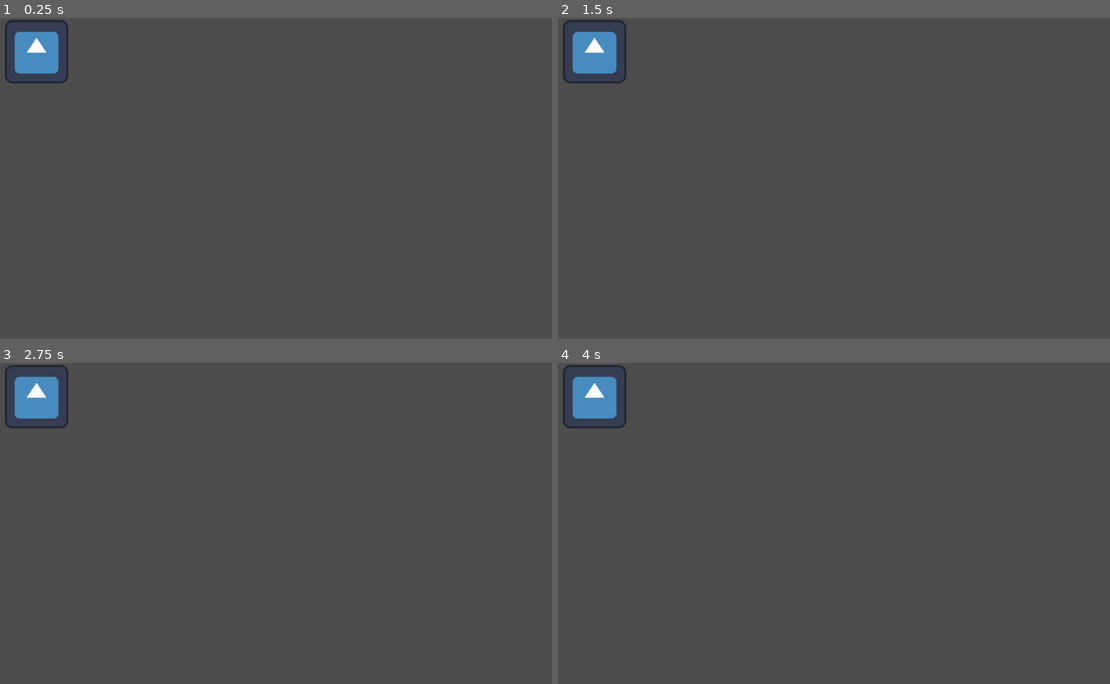
Above: before the commit, frames 1-4 (two rows, left to right).
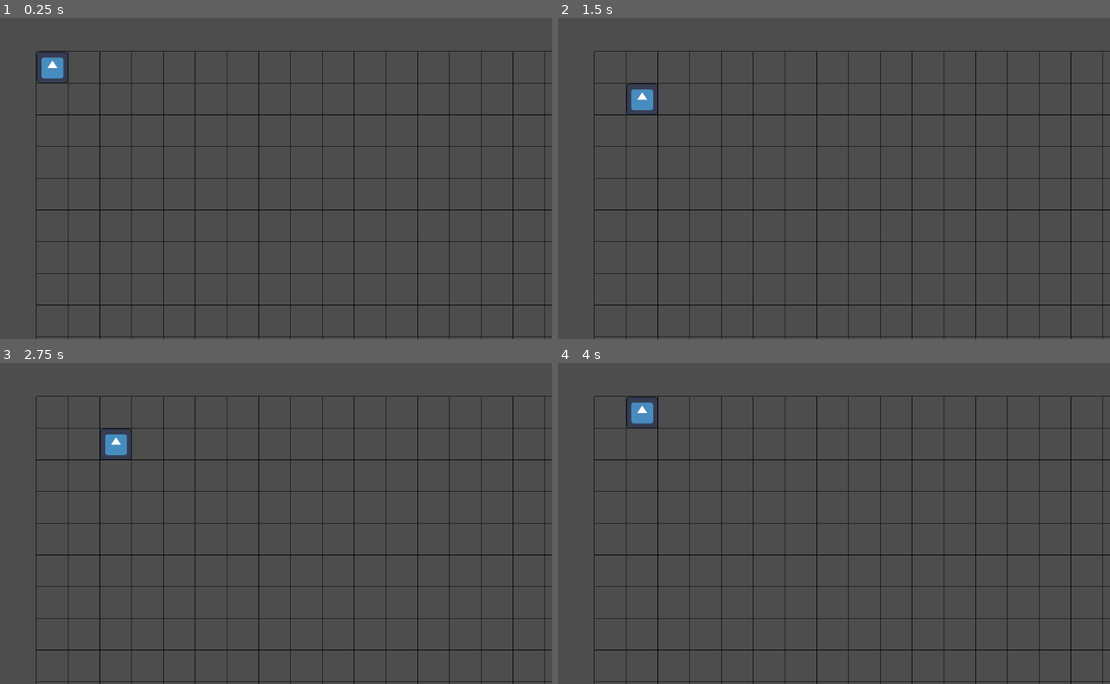
Above: after the commit, the same moments.

Repository: rlaa54/Shapeshifter
Game: Godot game, scene res://Main.tscn
The game is run twice, just before and just after one commit, with the same random seed, the same clock (stepped at 60 frames per second) and the same inputs. The engine's default icon, where the game draws it, is replaced by a stand-in: a white triangle on a blue panel in a dark square.
Inputs:
- Up to frame 1 (0.25 s): no input
- Up to frame 2 (1.5 s): tap Enter at 0.5 s; hold Right (Right) 0.53-1.28 s; tap Space at 1.25 s; hold Down (Down) from 1.28 s (still down)
- Up to frame 3 (2.75 s): tap Enter at 2 s; release Down (Down) at 2.03 s; hold Right (Right) from 2.03 s (still down)
- Up to frame 4 (4 s): tap Space at 2.75 s; release Right (Right) at 2.78 s; hold Up (Up) 2.78-3.53 s; tap Enter at 3.5 s; hold Left (Left) from 3.53 s (still down)

The runs differ from the first frame. In frame 1, 5.1% of the frame differs, in the area x 0-100%, y 0-100%; in frame 2, 5.5%; in frame 3, 5.5%; in frame 4, 5.5%.
Error before the commit: Parse Error: Identifier "speed" not declared in the current scope. (res://Character/character_base.gd:26)

Commit message:
그리드 기반 이동 구현
250126

Diff:
--- a/Character/character_base.gd
+++ b/Character/character_base.gd
@@ -1,29 +1,19 @@
 extends CharacterBody2D
 
+var tile_size = 64
+var inputs={"Right": Vector2.RIGHT,
+			"Left": Vector2.LEFT,
+			"Down": Vector2.DOWN,
+			"Up": Vector2.UP}
 
-var direction = Vector2()
+func _ready():
+	position = position.snapped(Vector2.ONE * tile_size)
+	position += Vector2.ONE * tile_size / 2
 
-const TOP = Vector2(0, -1)
-const RIGHT = Vector2(1, 0)
-const DOWN = Vector2(0, 1)
-const LEFT = Vector2(-1, 0)
+func _unhandled_input(event: InputEvent) -> void:
+	for dir in inputs.keys():
+		if event.is_action_pressed(dir):
+			move(dir)
 
-func _physics_process(delta):
-	# 입력 처리
-	velocity = Vector2.ZERO
-
-	if Input.is_action_pressed("Right"):
-		velocity.x += 1
-	if Input.is_action_pressed("Left"):
-		velocity.x -= 1
-	if Input.is_action_pressed("Down"):
-		velocity.y += 1
-	if Input.is_action_pressed("Up"):
-		velocity.y -= 1
-
-	# 벨로시티 정규화 및 속도 적용
-	if velocity.length() > 0:
-		velocity = velocity.normalized() * speed
-
-	# 움직임 적용
-	move_and_slide()
+func move(dir):
+	position += inputs[dir] * tile_size
--- a/Character/character_base.tscn
+++ b/Character/character_base.tscn
@@ -7,6 +7,7 @@
 script = ExtResource("1_0x1w6")
 
 [node name="Sprite2D" type="Sprite2D" parent="."]
+scale = Vector2(0.5, 0.5)
 texture = ExtResource("2_10cb7")
 
 [node name="CollisionShape2D" type="CollisionShape2D" parent="."]
--- a/Main.tscn
+++ b/Main.tscn
@@ -4,6 +4,7 @@
 [ext_resource type="Script" path="res://grid.gd" id="2_7jxir"]
 
 [sub_resource type="TileSet" id="TileSet_7q1wy"]
+tile_size = Vector2i(64, 64)
 
 [node name="Main" type="Node2D"]
 position = Vector2(114, 68)
--- a/grid.gd
+++ b/grid.gd
@@ -1,11 +1,14 @@
 extends TileMapLayer
 
+var tile_size = 64
 
-# Called when the node enters the scene tree for the first time.
-func _ready() -> void:
-	pass # Replace with function body.
+# Draw the grid
+func _draw() -> void:
+	var width = get_viewport_rect().size.x
+	var height = get_viewport_rect().size.y
 
+	for x in range(0, width, tile_size):
+		draw_line(Vector2(x, 0), Vector2(x, height), Color(0, 0, 0))
 
-# Called every frame. 'delta' is the elapsed time since the previous frame.
-func _process(delta: float) -> void:
-	pass
+	for y in range(0, height, tile_size):
+		draw_line(Vector2(0, y), Vector2(width, y), Color(0, 0, 0))
